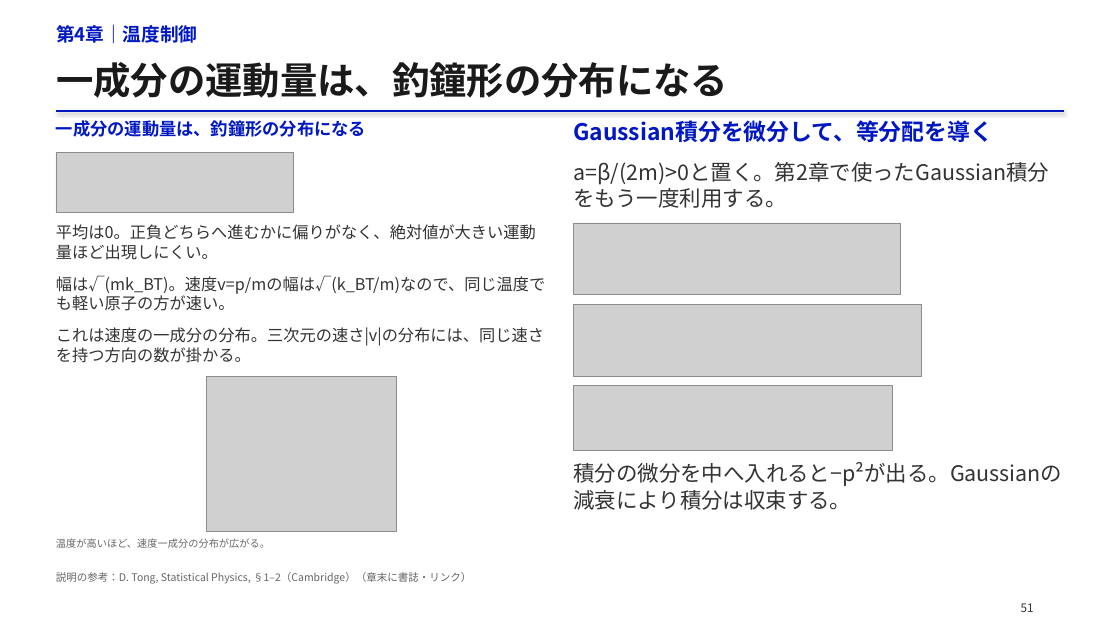
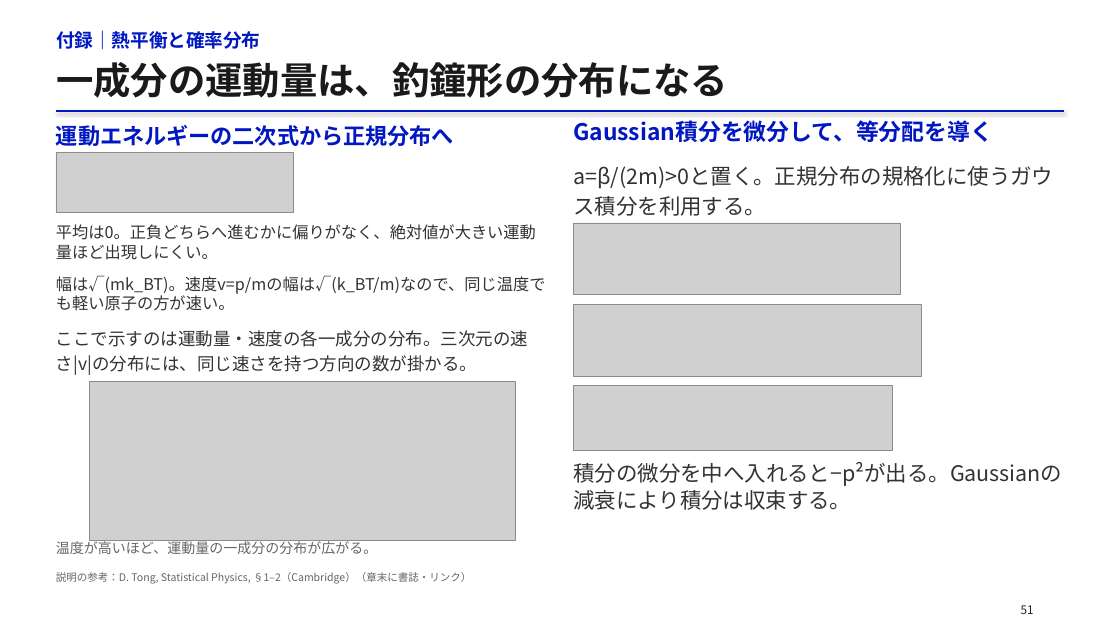
Before and after one commit to matsunagalab/lecture_bioinfo, a slide deck: slide 51 of 09_分子の相互作用と構造の安定性/09_分子の相互作用と構造の安定性.pptx. Drawn at 1120x630 pixels with LibreOffice and Linux fonts; fonts in the diff are those of the drawing; grey boxes stand for pictures. Boxes give left, top, right and bottom in pixels: in the first picture for what was removed or moved away, otherwise in the second. Text is boxed around its words. In the diff, an @@ line names an element or a change of style, - is before the commit and + after.

```diff
--- a/09_分子の相互作用と構造の安定性/09_分子の相互作用と構造の安定性.pptx
+++ b/09_分子の相互作用と構造の安定性/09_分子の相互作用と構造の安定性.pptx
@@ text at (x1=56, y1=30, x2=261, y2=50): text changed @@
-第4章｜温度制御
+付録｜熱平衡と確率分布
@@ text at (x1=56, y1=125, x2=454, y2=146): text changed; size 14.8 to 19 pt @@
-一成分の運動量は、釣鐘形の分布になる
+運動エネルギーの二次式から正規分布へ
@@ text at (x1=573, y1=166, x2=1053, y2=216): text changed @@
-a=β/(2m)>0と置く。第2章で使ったGaussian積分をもう一度利用する。
+a=β/(2m)>0と置く。正規分布の規格化に使うガウス積分を利用する。
@@ text at (x1=56, y1=330, x2=528, y2=375): text changed; size 13.9 to 15 pt @@
-これは速度の一成分の分布。三次元の速さ|v|の分布には、同じ速さを持つ方向の数が掛かる。
+ここで示すのは運動量・速度の各一成分の分布。三次元の速さ|v|の分布には、同じ速さを持つ方向の数が掛かる。
@@ picture added at (x1=90, y1=381, x2=515, y2=541) @@
@@ picture removed at (x1=207, y1=376, x2=397, y2=532) @@
@@ text at (x1=56, y1=539, x2=377, y2=554): text changed; size 8.7 to 12 pt @@
-温度が高いほど、速度一成分の分布が広がる。
+温度が高いほど、運動量の一成分の分布が広がる。
@@ text "51" at (x1=1021, y1=605, x2=1034, y2=614): text colour #333333 to #202020 @@
```
Also in this commit, not shown: 51 other slides changed, 2 slides added, 2 slides removed, 2 other files.
